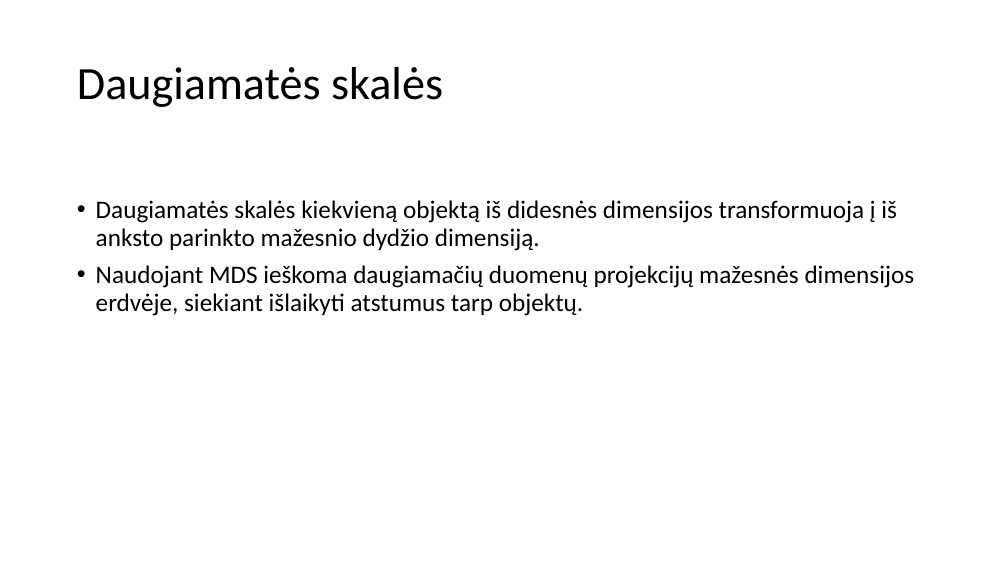
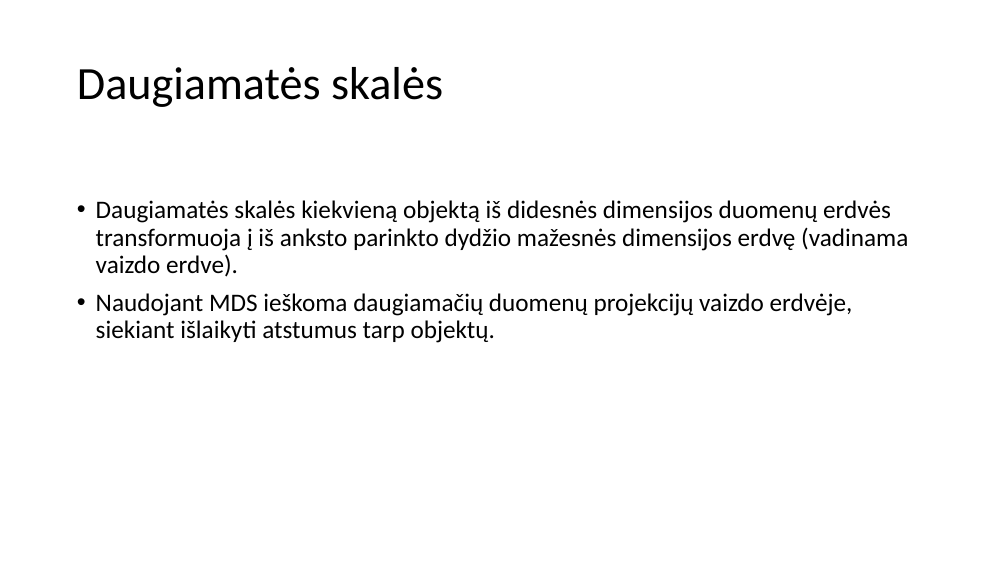
Before and after one commit to dovmar/PDVS, a slide deck: slide 4 of MDS/MDS_pristatymas.pptx. Drawn at 1008x567 pixels with LibreOffice and Linux fonts; fonts in the diff are those of the drawing. Boxes give left, top, right and bottom in pixels: in the first picture for what was removed or moved away, otherwise in the second. Text is boxed around its words. In the diff, an @@ line names an element or a change of style, - is before the commit and + after.

```diff
--- a/MDS/MDS_pristatymas.pptx
+++ b/MDS/MDS_pristatymas.pptx
@@ text at (96, 200, 908, 343): text changed @@
-• Daugiamatės skalės kiekvieną objektą iš didesnės dimensijos transformuoja į iš anksto parinkto mažesnio dydžio dimensiją.
-• Naudojant MDS ieškoma daugiamačių duomenų projekcijų mažesnės dimensijos erdvėje, siekiant išlaikyti atstumus tarp objektų.
+• Daugiamatės skalės kiekvieną objektą iš didesnės dimensijos duomenų erdvės transformuoja į iš anksto parinkto dydžio mažesnės dimensijos erdvę (vadinama vaizdo erdve).
+• Naudojant MDS ieškoma daugiamačių duomenų projekcijų vaizdo erdvėje, siekiant išlaikyti atstumus tarp objektų.
```
Also in this commit, not shown: 10 other slides changed, 5 slides added, 3 slides removed, 3 other files.
